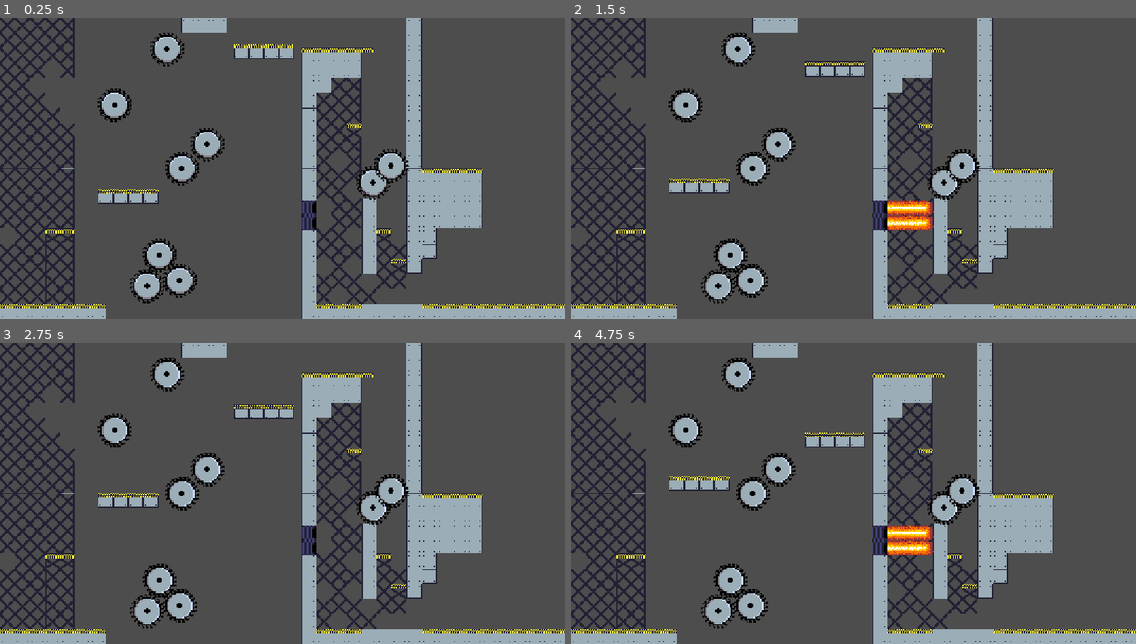
Above: before the commit, frames 1-4 (two rows, left to right).
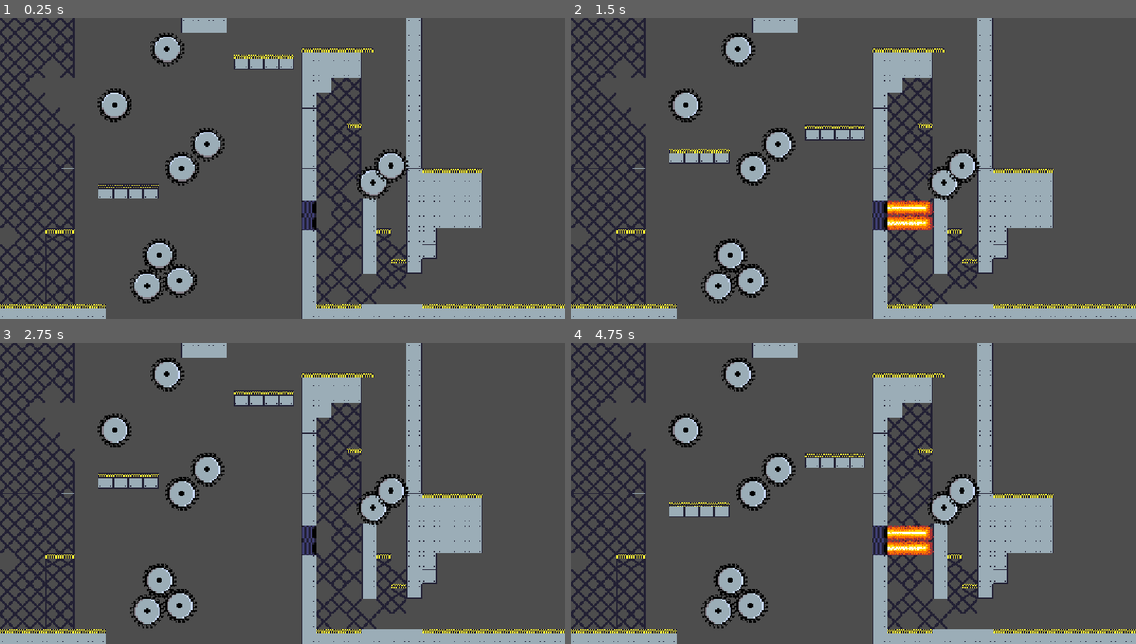
Above: after the commit, the same moments.

Repository: Gamnraa/GMTK2026
Game: Godot game, scene res://Nodes/Levels/12.tscn
The game is run twice, just before and just after one commit, with the same random seed, the same clock (stepped at 60 frames per second) and the same inputs. This scene is started directly instead of the project's main scene.
Inputs:
- Up to frame 1 (0.25 s): no input
- Up to frame 2 (1.5 s): tap Enter (ui_accept) at 0.5 s; hold S (ground_pound) 0.53-1.28 s; hold D (right) from 0.53 s (still down); tap Space (jump) at 0.77 s; tap S (ground_pound) at 1.35 s
- Up to frame 3 (2.75 s): tap Space (jump) at 1.52 s; release D (right) at 2.03 s; hold A (left) from 2.03 s (still down); hold S (ground_pound) from 2.03 s (still down)
- Up to frame 4 (4.75 s): release A (left) at 2.78 s; release S (ground_pound) at 2.78 s; hold D (right) 2.78-4.28 s; tap S (ground_pound) at 2.85, 4.35 s; tap Space (jump) at 3.02, 3.77, 4.52 s; hold S (ground_pound) 3.53-4.28 s; hold A (left) from 4.28 s (still down)

The runs differ from the first frame. In frame 1, 1.4% of the frame differs, in the area x 17-52%, y 8-62%; in frame 2, 2.2%, in the area x 17-52%, y 14-59%; in frame 3, 2.1%; in frame 4, 2.1%.
Error in both runs: Attempt to call function 'get_child' in base 'null instance' on a null instance. (res://Scripts/Global.gd:36)

Commit message:
Fix levels

Diff:
--- a/gmtk-2026/Nodes/Levels/12.tscn
+++ b/gmtk-2026/Nodes/Levels/12.tscn
@@ -125,7 +125,7 @@
 
 [node name="MovingPlatform2" parent="Path2D/PathFollow2D" unique_id=557152839 node_paths=PackedStringArray("path") instance=ExtResource("3_44uu3")]
 rotation = -1.5707964
-speed = 0.5
+speed = 2.0
 path = NodePath("..")
 
 [node name="Path2D2" type="Path2D" parent="." unique_id=1360473821]
@@ -138,7 +138,7 @@
 
 [node name="MovingPlatform" parent="Path2D2/PathFollow2D" unique_id=1320957195 node_paths=PackedStringArray("path") instance=ExtResource("3_44uu3")]
 rotation = 1.5707964
-speed = 0.3
+speed = 1.0
 path = NodePath("..")
 
 [node name="Blade2" parent="." unique_id=1422782770 instance=ExtResource("2_uxxe1")]
--- a/gmtk-2026/Nodes/Levels/13.tscn
+++ b/gmtk-2026/Nodes/Levels/13.tscn
@@ -180,7 +180,7 @@
 
 [node name="Blade" parent="Path2D/PathFollow2D" unique_id=1021255079 node_paths=PackedStringArray("path") instance=ExtResource("2_ky7ho")]
 rotation = -1.5707964
-speed = 5
+speed = 15.0
 path = NodePath("..")
 
 [node name="Path2D2" type="Path2D" parent="." unique_id=1741268381]
@@ -192,7 +192,7 @@
 
 [node name="Blade" parent="Path2D2/PathFollow2D" unique_id=1746308895 node_paths=PackedStringArray("path") instance=ExtResource("2_ky7ho")]
 rotation = -1.5707964
-speed = 5
+speed = 15.0
 path = NodePath("..")
 
 [node name="Path2D3" type="Path2D" parent="." unique_id=834099190]
@@ -204,7 +204,7 @@
 
 [node name="Blade" parent="Path2D3/PathFollow2D" unique_id=829386667 node_paths=PackedStringArray("path") instance=ExtResource("2_ky7ho")]
 rotation = -1.5707964
-speed = 5
+speed = 15.0
 path = NodePath("..")
 
 [node name="Path2D4" type="Path2D" parent="." unique_id=958006847]
@@ -216,7 +216,7 @@
 
 [node name="Blade" parent="Path2D4/PathFollow2D" unique_id=978213458 node_paths=PackedStringArray("path") instance=ExtResource("2_ky7ho")]
 rotation = -1.5707964
-speed = 5
+speed = 15.0
 path = NodePath("..")
 
 [node name="Path2D5" type="Path2D" parent="." unique_id=1300719316]
@@ -228,7 +228,7 @@
 
 [node name="Blade" parent="Path2D5/PathFollow2D" unique_id=1518462298 node_paths=PackedStringArray("path") instance=ExtResource("2_ky7ho")]
 rotation = -1.5707964
-speed = 5
+speed = 15.0
 path = NodePath("..")
 
 [node name="Path2D6" type="Path2D" parent="." unique_id=1493939797]
@@ -240,7 +240,7 @@
 
 [node name="Blade" parent="Path2D6/PathFollow2D" unique_id=1570238914 node_paths=PackedStringArray("path") instance=ExtResource("2_ky7ho")]
 rotation = -1.5707964
-speed = 5
+speed = 15.0
 path = NodePath("..")
 
 [node name="Path2D9" type="Path2D" parent="." unique_id=382549338]
@@ -252,7 +252,7 @@
 
 [node name="Blade" parent="Path2D9/PathFollow2D" unique_id=702600929 node_paths=PackedStringArray("path") instance=ExtResource("2_ky7ho")]
 rotation = -1.5707964
-speed = 5
+speed = 15.0
 path = NodePath("..")
 
 [node name="Path2D10" type="Path2D" parent="." unique_id=1904963109]
@@ -264,7 +264,7 @@
 
 [node name="Blade" parent="Path2D10/PathFollow2D" unique_id=1605015785 node_paths=PackedStringArray("path") instance=ExtResource("2_ky7ho")]
 rotation = -1.5707964
-speed = 5
+speed = 15.0
 path = NodePath("..")
 
 [node name="Path2D11" type="Path2D" parent="." unique_id=1520510345]
@@ -276,7 +276,7 @@
 
 [node name="Blade" parent="Path2D11/PathFollow2D" unique_id=361718795 node_paths=PackedStringArray("path") instance=ExtResource("2_ky7ho")]
 rotation = -1.5707964
-speed = 5
+speed = 15.0
 path = NodePath("..")
 
 [node name="Path2D12" type="Path2D" parent="." unique_id=2144604616]
@@ -288,7 +288,7 @@
 
 [node name="Blade" parent="Path2D12/PathFollow2D" unique_id=977798067 node_paths=PackedStringArray("path") instance=ExtResource("2_ky7ho")]
 rotation = -1.5707964
-speed = 5
+speed = 15.0
 path = NodePath("..")
 
 [node name="Path2D13" type="Path2D" parent="." unique_id=2138925529]
@@ -300,7 +300,7 @@
 
 [node name="Blade" parent="Path2D13/PathFollow2D" unique_id=202176453 node_paths=PackedStringArray("path") instance=ExtResource("2_ky7ho")]
 rotation = -1.5707964
-speed = 5
+speed = 15.0
 path = NodePath("..")
 
 [node name="Path2D15" type="Path2D" parent="." unique_id=539748993]
@@ -312,5 +312,5 @@
 
 [node name="Blade" parent="Path2D15/PathFollow2D" unique_id=1341173125 node_paths=PackedStringArray("path") instance=ExtResource("2_ky7ho")]
 rotation = -1.5707964
-speed = 5
-path = NodePath("..")
+speed = 15.0
+path = NodePath("..")
--- a/gmtk-2026/Nodes/Levels/14.tscn
+++ b/gmtk-2026/Nodes/Levels/14.tscn
@@ -119,7 +119,7 @@
 
 [node name="MovingPlatform" parent="Path2D/PathFollow2D" unique_id=1320957195 node_paths=PackedStringArray("path") instance=ExtResource("2_wwymy")]
 rotation = 1.5707964
-speed = 4.5
+speed = 14.0
 path = NodePath("..")
 
 [node name="Path2D2" type="Path2D" parent="." unique_id=1908456212]
@@ -132,7 +132,7 @@
 
 [node name="MovingPlatform" parent="Path2D2/PathFollow2D" unique_id=1708594154 node_paths=PackedStringArray("path") instance=ExtResource("2_wwymy")]
 rotation = 1.5707964
-speed = 4.5
+speed = 14.0
 path = NodePath("..")
 
 [node name="Path2D3" type="Path2D" parent="." unique_id=2095735243]
@@ -145,7 +145,7 @@
 
 [node name="MovingPlatform" parent="Path2D3/PathFollow2D" unique_id=137896461 node_paths=PackedStringArray("path") instance=ExtResource("2_wwymy")]
 rotation = 1.5707964
-speed = 4.5
+speed = 14.0
 path = NodePath("..")
 
 [node name="Path2D4" type="Path2D" parent="." unique_id=259586965]
@@ -158,7 +158,7 @@
 
 [node name="MovingPlatform" parent="Path2D4/PathFollow2D" unique_id=570931736 node_paths=PackedStringArray("path") instance=ExtResource("2_wwymy")]
 rotation = 1.5707964
-speed = 4.5
+speed = 14.0
 path = NodePath("..")
 
 [node name="Path2D5" type="Path2D" parent="." unique_id=1388101455]
@@ -171,7 +171,7 @@
 
 [node name="MovingPlatform" parent="Path2D5/PathFollow2D" unique_id=1518330328 node_paths=PackedStringArray("path") instance=ExtResource("2_wwymy")]
 rotation = 1.5707964
-speed = 4.5
+speed = 14.0
 path = NodePath("..")
 
 [node name="Path2D6" type="Path2D" parent="." unique_id=1502404420]
@@ -184,5 +184,5 @@
 
 [node name="MovingPlatform" parent="Path2D6/PathFollow2D" unique_id=1421492252 node_paths=PackedStringArray("path") instance=ExtResource("2_wwymy")]
 rotation = 1.5707964
-speed = 4.5
+speed = 14.0
 path = NodePath("..")
--- a/gmtk-2026/Nodes/Levels/15.tscn
+++ b/gmtk-2026/Nodes/Levels/15.tscn
@@ -120,7 +120,7 @@
 
 [node name="MovingPlatform" parent="Path2D/PathFollow2D" unique_id=1320957195 node_paths=PackedStringArray("path") instance=ExtResource("2_s8h5s")]
 rotation = 1.5707964
-speed = 2.7
+speed = 9.0
 path = NodePath("..")
 
 [node name="Path2D2" type="Path2D" parent="." unique_id=297185632]
@@ -133,7 +133,7 @@
 
 [node name="MovingPlatform" parent="Path2D2/PathFollow2D" unique_id=1428176498 node_paths=PackedStringArray("path") instance=ExtResource("2_s8h5s")]
 rotation = 1.5707964
-speed = 2.7
+speed = 9.0
 path = NodePath("..")
 
 [node name="Path2D4" type="Path2D" parent="." unique_id=259586965]
--- a/gmtk-2026/Nodes/Levels/16.tscn
+++ b/gmtk-2026/Nodes/Levels/16.tscn
@@ -128,7 +128,7 @@
 progress = 17.82069
 
 [node name="Blade" parent="Path2D/PathFollow2D" unique_id=1021255079 node_paths=PackedStringArray("path") instance=ExtResource("2_4dmiq")]
-speed = 0.45
+speed = 2.0
 path = NodePath("..")
 
 [node name="Fire" parent="." unique_id=658194644 instance=ExtResource("3_ayvxo")]
@@ -143,7 +143,7 @@
 progress = 314.83218
 
 [node name="Blade" parent="Path2D3/PathFollow2D" unique_id=222256902 node_paths=PackedStringArray("path") instance=ExtResource("2_4dmiq")]
-speed = 0.45
+speed = 2.0
 path = NodePath("..")
 
 [node name="Fire2" parent="." unique_id=1997054128 instance=ExtResource("3_ayvxo")]
@@ -216,7 +216,7 @@
 progress = 17.82069
 
 [node name="Blade" parent="Path2D7/PathFollow2D" unique_id=179337135 node_paths=PackedStringArray("path") instance=ExtResource("2_4dmiq")]
-speed = 0.45
+speed = 2.0
 path = NodePath("..")
 
 [node name="Fire3" parent="." unique_id=1219225628 instance=ExtResource("3_ayvxo")]
@@ -232,7 +232,7 @@
 progress = 314.83218
 
 [node name="Blade" parent="Path2D8/PathFollow2D" unique_id=1478055906 node_paths=PackedStringArray("path") instance=ExtResource("2_4dmiq")]
-speed = 0.45
+speed = 2.0
 path = NodePath("..")
 
 [node name="Fire4" parent="." unique_id=91523984 instance=ExtResource("3_ayvxo")]
--- a/gmtk-2026/Nodes/Levels/17.tscn
+++ b/gmtk-2026/Nodes/Levels/17.tscn
@@ -116,7 +116,7 @@
 
 [node name="MovingPlatform" parent="Path2D/PathFollow2D" unique_id=1320957195 node_paths=PackedStringArray("path") instance=ExtResource("2_r5pr4")]
 rotation = -1.5707964
-speed = 0.6
+speed = 2.0
 path = NodePath("..")
 
 [node name="Blade" parent="." unique_id=1021255079 instance=ExtResource("2_ceqvy")]
